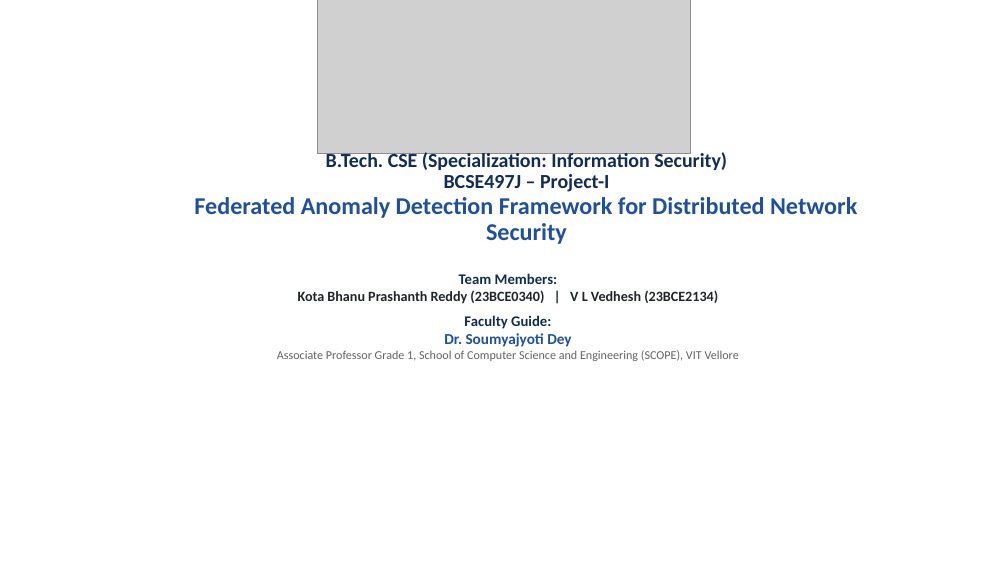
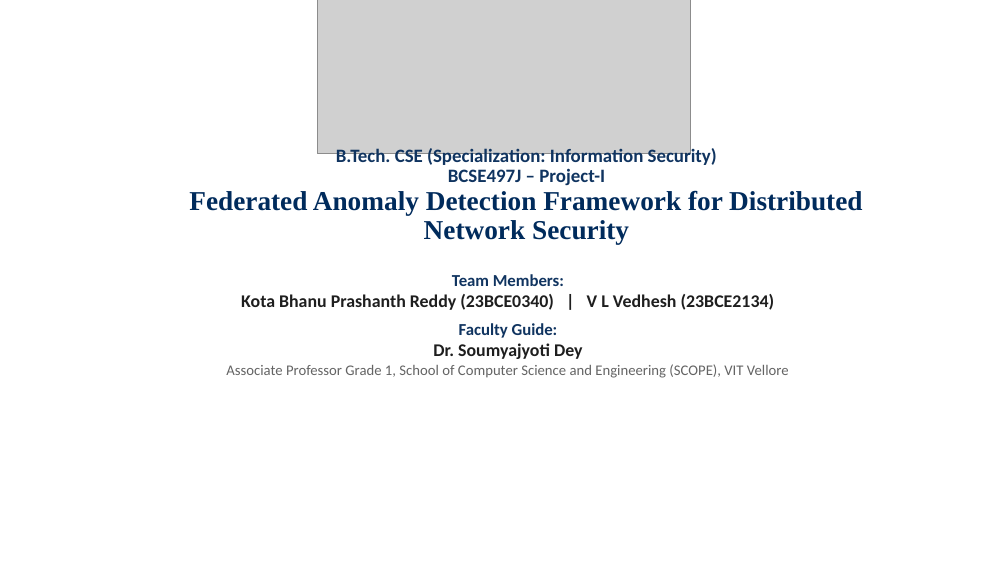
Before and after one commit to Prasanth4689/Federated-Anomaly-Detection, a slide deck: slide 1 of docs/BCSE497J_Review3_Presentation.pptx. Drawn at 1008x567 pixels with LibreOffice and Linux fonts; fonts in the diff are those of the drawing; grey boxes stand for pictures. Boxes give left, top, right and bottom in pixels: in the first picture for what was removed or moved away, otherwise in the second. Text is boxed around its words. In the diff, an @@ line names an element or a change of style, - is before the commit and + after.

Commit message:
Update BCSE497J_Review3_Presentation.pptx: clean formatting, conference paper outcome, readable font sizes

```diff
--- a/docs/BCSE497J_Review3_Presentation.pptx
+++ b/docs/BCSE497J_Review3_Presentation.pptx
@@ title "B.Tech. CSE (Specialization: Information Security) ..." at [189,146,862,244]: size 19 to 18 pt, text colour #102C57 to #103460 in "B.Tech. CSE (Specialization: Information Security) BCSE497J  ..."; size 23 to 26 pt, font Calibri to Times New Roman, text colour #1E50A0 to #002B5C in "Federated Anomaly Detection Framework for Distributed Networ ..." @@
@@ text "Team Members:" at [226,274,789,378]: size 14 to 16 pt, text colour #102C57 to #103460 in "Team Members:", "Faculty Guide:"; size 13.5 to 17 pt, text colour #212529 to #1E1E1E in "Kota Bhanu Prashanth Reddy (23BCE0340) | V ..."; size 14.5 to 17 pt, text colour #1E50A0 to #1E1E1E in "Dr. Soumyajyoti Dey"; size 11.5 to 14 pt in "Associate Professor Grade 1, School of Computer ..." @@
```
Also in this commit, not shown: 13 other slides changed.
